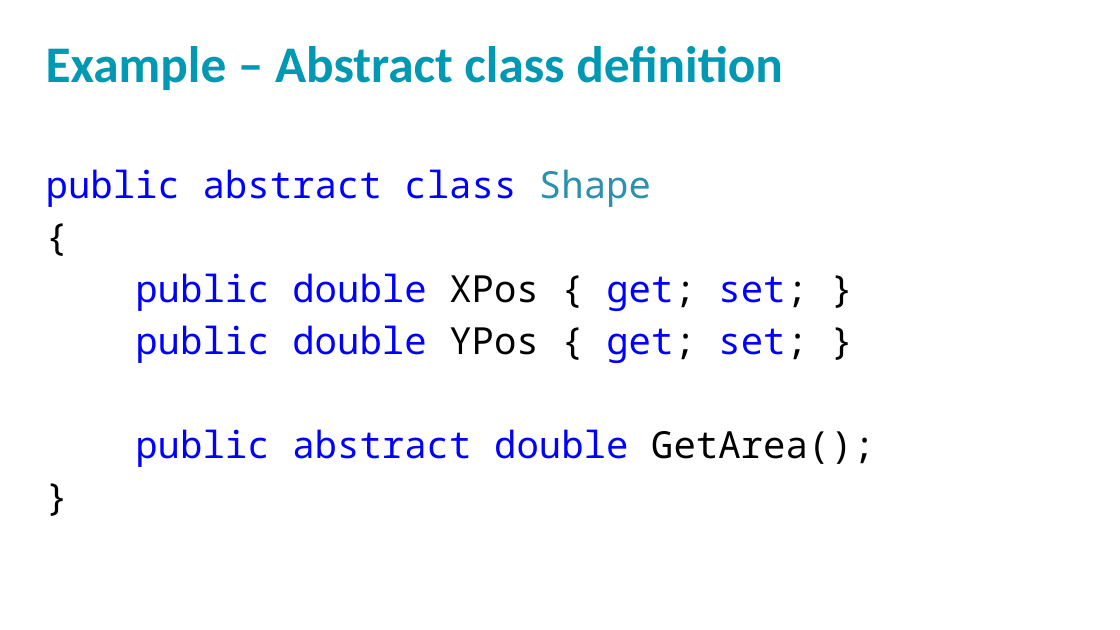
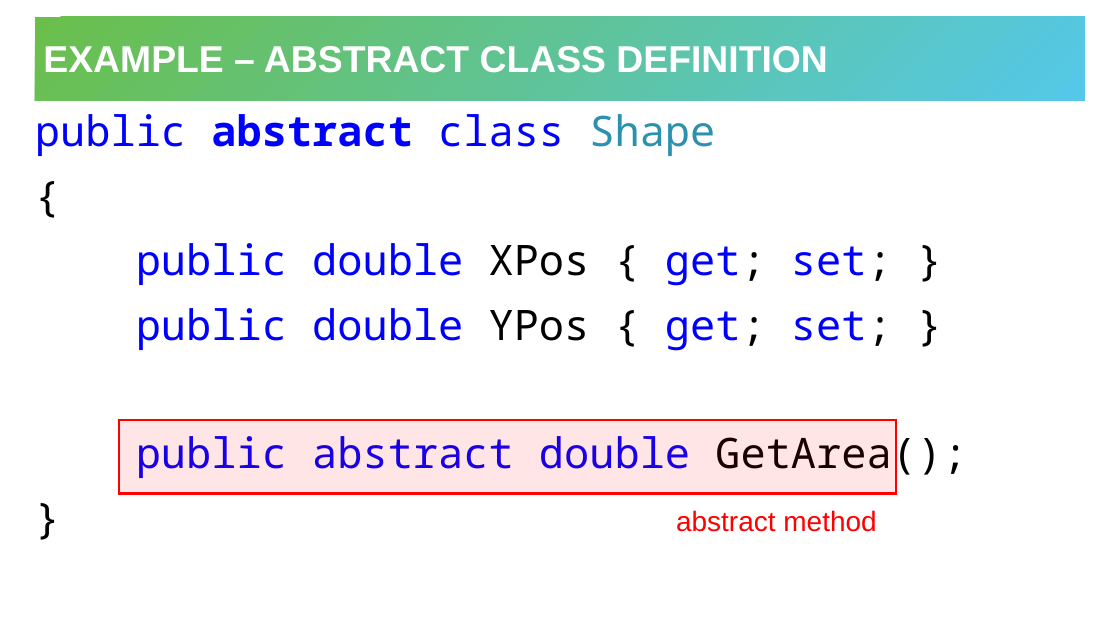
Before and after one commit to hytechclub/cs-102, a slide deck: slide 5 of AbstractClasses/AbstractClasses.pptx. Drawn at 1120x630 pixels with LibreOffice and Linux fonts; fonts in the diff are those of the drawing; background and template pictures are left out. Boxes give left, top, right and bottom in pixels: in the first picture for what was removed or moved away, otherwise in the second. Text is boxed around its words. In the diff, an @@ line names an element or a change of style, - is before the commit and + after.

Commit message:
update abstract methods ppt

```diff
--- a/AbstractClasses/AbstractClasses.pptx
+++ b/AbstractClasses/AbstractClasses.pptx
@@ title "EXAMPLE – ABSTRACT CLASS DEFINITION": place and size @@
-title "EXAMPLE – ABSTRACT CLASS DEFINITION" at [46, 46, 783, 90]
+title "EXAMPLE – ABSTRACT CLASS DEFINITION" at [35, 17, 1086, 101]
@@ title "EXAMPLE – ABSTRACT CLASS DEFINITION" at [35, 17, 1086, 101]: vertical alignment top to middle; fill none to gradient #6ABF4B to #54C8E8 @@
@@ title at [43, 46, 827, 73]: text changed; size 44 to 32 pt; font Calibri to Arial; text colour #0098B2 to #FFFFFF @@
-Example – Abstract class definition
+EXAMPLE – ABSTRACT CLASS DEFINITION
@@ text "public abstract class Shape": place and size @@
-text "public abstract class Shape" at [46, 169, 875, 467]
+text "public abstract class Shape" at [35, 114, 967, 480]
@@ text "public abstract class Shape" at [35, 114, 967, 480]: size 32 to 36 pt; bold on in "abstract"; line spacing 0.9 to 1; more space between paragraphs @@
@@ rectangle added at [119, 420, 897, 494], fill #FF0000 at 10% opacity, outline #FF0000 2 pt @@
@@ text added at [676, 510, 876, 532], 24 pt, text #FF0000 @@
+abstract method
```
Also in this commit, not shown: 4 other slides changed.
